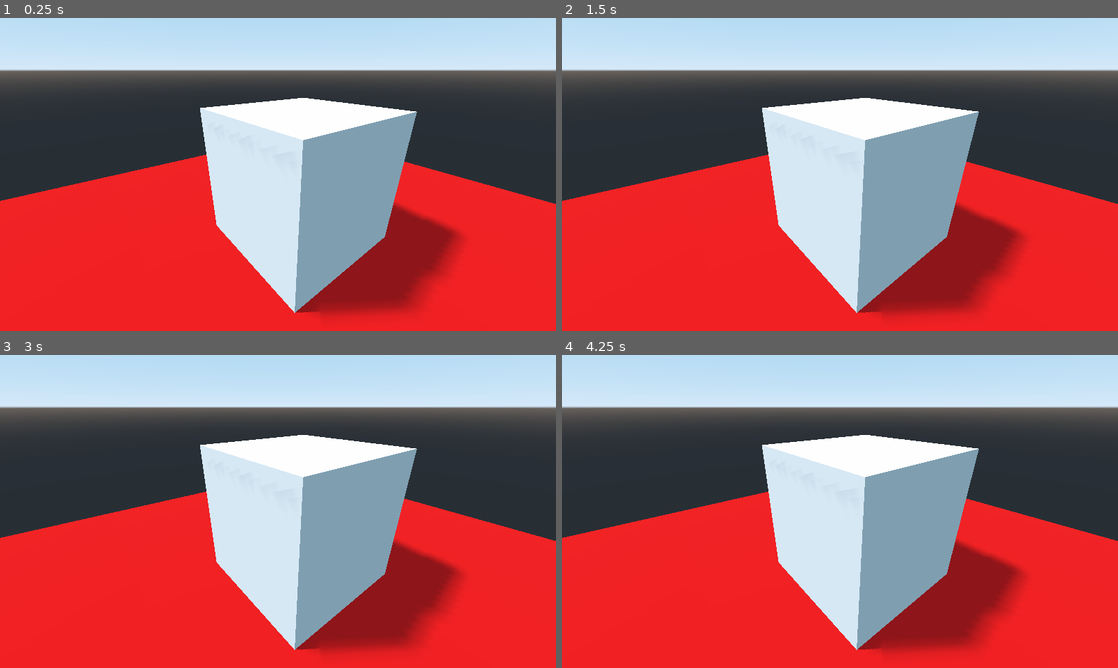
Above: before the commit, frames 1-4 (two rows, left to right).
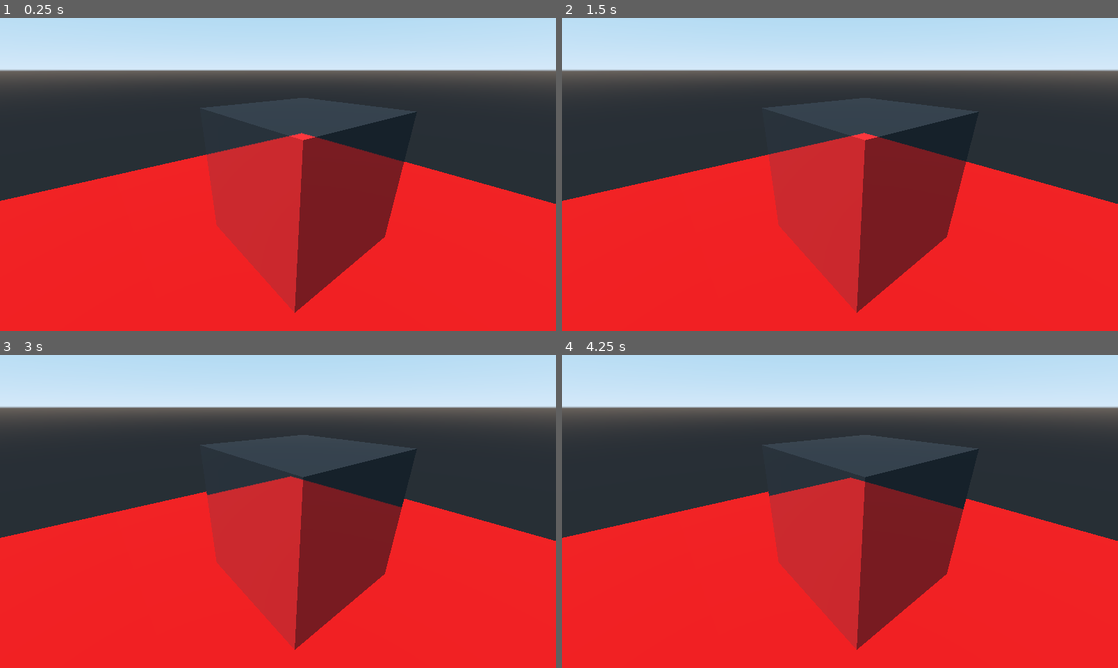
Above: after the commit, the same moments.

Repository: z4gon/rocket-launch-godot-game
Game: Godot game, scene res://Scenes/World.tscn
Two runs of this game, one before a commit and one after it. Both use one fixed random seed, a clock stepped at 60 frames per second and the inputs below.
Inputs:
- Up to frame 1 (0.25 s): no input
- Up to frame 2 (1.5 s): no input
- Up to frame 3 (3 s): no input
- Up to frame 4 (4.25 s): tap Enter at 3.5 s

The runs differ from the first frame. In frame 1, 24% of the frame differs, in the area x 36-84%, y 25-96%; in frame 2, 24%; in frame 3, 24%; in frame 4, 24%.

Commit message:
visual shader

Diff:
--- a/Materials/CubeMaterial.tres
+++ b/Materials/CubeMaterial.tres
@@ -1,6 +1,6 @@
 [gd_resource type="ShaderMaterial" load_steps=2 format=2]
 
-[ext_resource path="res://Shaders/FloorVisualShader.tres" type="Shader" id=1]
+[ext_resource path="res://Shaders/CubeVisualShader.tres" type="Shader" id=1]
 
 [resource]
 shader = ExtResource( 1 )
--- a/Scenes/World.tscn
+++ b/Scenes/World.tscn
@@ -6,6 +6,7 @@
 [ext_resource path="res://Scripts/World.gd" type="Script" id=4]
 [ext_resource path="res://Sprites/RocketShipLaunch.png" type="Texture" id=5]
 [ext_resource path="res://Materials/FloorMaterial.tres" type="Material" id=6]
+[ext_resource path="res://Materials/CubeMaterial.tres" type="Material" id=7]
 
 [sub_resource type="Animation" id=1]
 resource_name = "Launch"
@@ -61,33 +62,6 @@
 "values": [ ExtResource( 1 ) ]
 }
 
-[sub_resource type="VisualShader" id=3]
-code = "shader_type spatial;
-render_mode specular_schlick_ggx, async_visible;
-
-
-
-
-void vertex() {
-// Output:0
-
-}
-
-void fragment() {
-// Output:0
-
-}
-
-void light() {
-// Output:0
-
-}
-"
-graph_offset = Vector2( -142, 70 )
-
-[sub_resource type="ShaderMaterial" id=4]
-shader = SubResource( 3 )
-
 [node name="World" type="Node"]
 script = ExtResource( 4 )
 
@@ -125,7 +99,7 @@
 transform = Transform( 0.629483, -0.328737, 0.704048, 0, 0.906094, 0.423077, -0.777014, -0.26632, 0.570371, 2.13158, 1.47083, 2.15681 )
 
 [node name="Cube" type="CSGBox" parent="."]
-material = SubResource( 4 )
+material = ExtResource( 7 )
 
 [node name="Floor" type="CSGBox" parent="."]
 transform = Transform( 1, 0, 0, 0, 1, 0, 0, 0, 1, 0, -1.06701, 0 )
--- a/Shaders/CubeVisualShader.tres
+++ b/Shaders/CubeVisualShader.tres
@@ -1,7 +1,34 @@
-[gd_resource type="VisualShader" load_steps=2 format=2]
+[gd_resource type="VisualShader" load_steps=11 format=2]
 
-[sub_resource type="VisualShaderNodeColorConstant" id=1]
-constant = Color( 0.734375, 0.00286865, 0.00286865, 1 )
+[sub_resource type="VisualShaderNodeInput" id=1]
+input_name = "screen_uv"
+
+[sub_resource type="VisualShaderNodeVectorCompose" id=2]
+
+[sub_resource type="VisualShaderNodeVectorOp" id=3]
+
+[sub_resource type="VisualShaderNodeScalarFunc" id=4]
+function = 0
+
+[sub_resource type="VisualShaderNodeScalarOp" id=5]
+default_input_values = [ 0, 0.0, 1, 1.0 ]
+
+[sub_resource type="VisualShaderNodeScalarOp" id=6]
+default_input_values = [ 0, 0.0, 1, 0.03 ]
+operator = 2
+
+[sub_resource type="VisualShaderNodeScalarOp" id=7]
+default_input_values = [ 0, 0.0, 1, 20.0 ]
+operator = 2
+
+[sub_resource type="VisualShaderNodeInput" id=8]
+input_name = "time"
+
+[sub_resource type="VisualShaderNodeInput" id=9]
+input_name = "screen_texture"
+
+[sub_resource type="VisualShaderNodeTexture" id=10]
+source = 5
 
 [resource]
 code = "shader_type spatial;
@@ -16,12 +43,47 @@
 }
 
 void fragment() {
-// Color:2
-	vec3 n_out2p0 = vec3(0.734375, 0.002869, 0.002869);
-	float n_out2p1 = 1.000000;
+// Input:10
+	vec3 n_out10p0 = vec3(SCREEN_UV, 0.0);
+
+// Input:3
+	float n_out3p0 = TIME;
+
+// ScalarOp:17
+	float n_in17p1 = 20.00000;
+	float n_out17p0 = n_out3p0 * n_in17p1;
+
+// ScalarFunc:14
+	float n_out14p0 = sin(n_out17p0);
+
+// ScalarOp:15
+	float n_in15p1 = 1.00000;
+	float n_out15p0 = n_out14p0 + n_in15p1;
+
+// ScalarOp:16
+	float n_in16p1 = 0.03000;
+	float n_out16p0 = n_out15p0 * n_in16p1;
+
+// VectorCompose:12
+	float n_in12p2 = 0.00000;
+	vec3 n_out12p0 = vec3(n_out16p0, n_out16p0, n_in12p2);
+
+// VectorOp:13
+	vec3 n_out13p0 = n_out10p0 + n_out12p0;
+
+// Input:8
+
+// Texture:9
+	vec3 n_out9p0;
+	float n_out9p1;
+	{
+		vec4 SCREEN_TEXTURE_tex_read = texture(SCREEN_TEXTURE, n_out13p0.xy);
+		n_out9p0 = SCREEN_TEXTURE_tex_read.rgb;
+		n_out9p1 = SCREEN_TEXTURE_tex_read.a;
+	}
 
 // Output:0
-	ALBEDO = n_out2p0;
+	ALBEDO = n_out9p0;
 
 }
 
@@ -30,8 +92,26 @@
 
 }
 "
-graph_offset = Vector2( -142, 70 )
+graph_offset = Vector2( -735.358, 84.7025 )
 nodes/fragment/0/position = Vector2( 440, 160 )
-nodes/fragment/2/node = SubResource( 1 )
-nodes/fragment/2/position = Vector2( 140, 140 )
-nodes/fragment/connections = PoolIntArray( 2, 0, 0, 0 )
+nodes/fragment/3/node = SubResource( 8 )
+nodes/fragment/3/position = Vector2( -1113, 273 )
+nodes/fragment/8/node = SubResource( 9 )
+nodes/fragment/8/position = Vector2( -189, 525 )
+nodes/fragment/9/node = SubResource( 10 )
+nodes/fragment/9/position = Vector2( 147, 399 )
+nodes/fragment/10/node = SubResource( 1 )
+nodes/fragment/10/position = Vector2( -504, 252 )
+nodes/fragment/12/node = SubResource( 2 )
+nodes/fragment/12/position = Vector2( -462, 420 )
+nodes/fragment/13/node = SubResource( 3 )
+nodes/fragment/13/position = Vector2( -210, 336 )
+nodes/fragment/14/node = SubResource( 4 )
+nodes/fragment/14/position = Vector2( -819, 294 )
+nodes/fragment/15/node = SubResource( 5 )
+nodes/fragment/15/position = Vector2( -735, 378 )
+nodes/fragment/16/node = SubResource( 6 )
+nodes/fragment/16/position = Vector2( -672, 504 )
+nodes/fragment/17/node = SubResource( 7 )
+nodes/fragment/17/position = Vector2( -1029, 357 )
+nodes/fragment/connections = PoolIntArray( 8, 0, 9, 2, 9, 0, 0, 0, 10, 0, 13, 0, 12, 0, 13, 1, 13, 0, 9, 0, 14, 0, 15, 0, 15, 0, 16, 0, 16, 0, 12, 0, 16, 0, 12, 1, 3, 0, 17, 0, 17, 0, 14, 0 )
Not shown: 1 places in Scenes/World.tscn that only renumber resources
